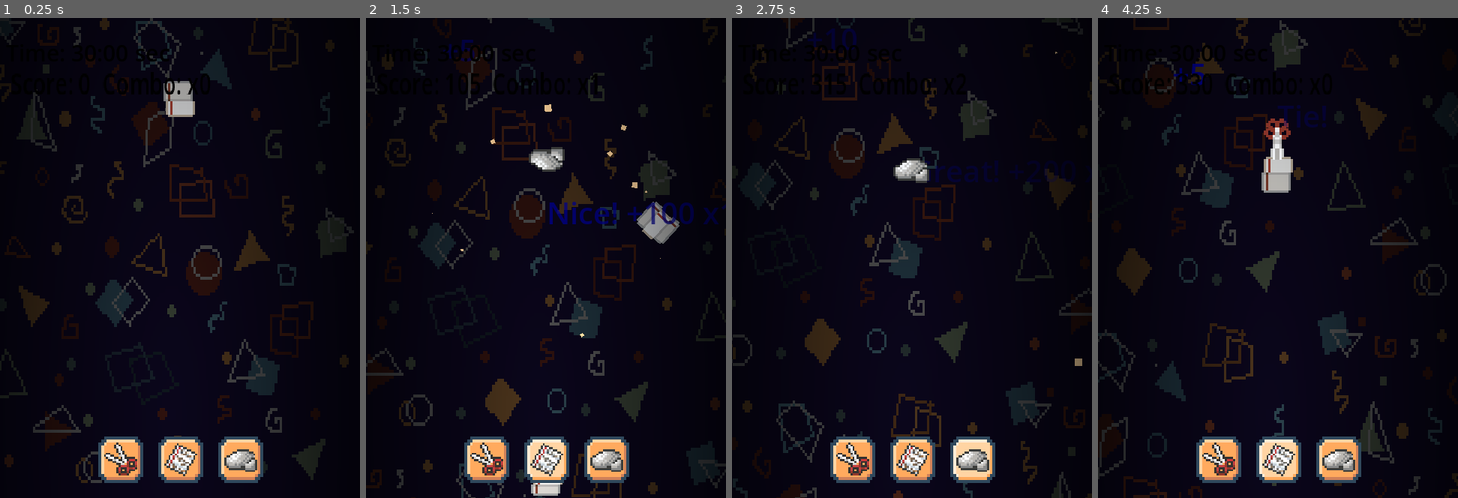
Above: before the commit, frames 1-4 (left to right).
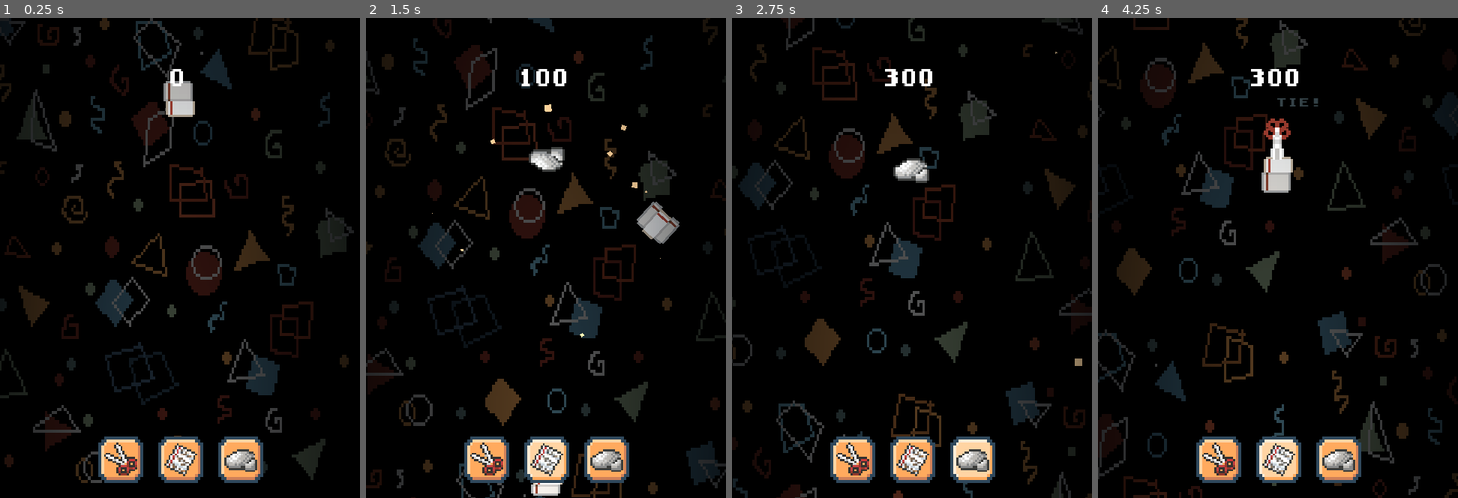
Above: after the commit, the same moments.

Repository: WebsterMiguelle/UnnamedRPS_MockProject
Game: Godot game, scene res://Scenes/Main.tscn
Two runs of this game, one before a commit and one after it. Both use one fixed random seed, a clock stepped at 60 frames per second and the inputs below.
Inputs (mouse positions are in pixels of both pictures, inside the frame that each line leads up to):
- Up to frame 1 (0.25 s): no input
- Up to frame 2 (1.5 s): click (488, 459) at 0.5 s; click (546, 459) at 1.25 s
- Up to frame 3 (2.75 s): click (973, 459) at 2 s
- Up to frame 4 (4.25 s): click (1220, 459) at 2.75 s; click (1278, 459) at 3.5 s

The runs differ from the first frame. In frame 1, 6.0% of the frame differs, in the area x 2-59%, y 5-100%; in frame 2, 6.8%; in frame 3, 6.8%; in frame 4, 6.9%, in the area x 3-64%, y 5-100%.

Commit message:
Art + Combo System + Font Revamp

Diff:
--- a/Scenes/Main.tscn
+++ b/Scenes/Main.tscn
@@ -1,6 +1,7 @@
 [gd_scene format=3 uid="uid://bd1sr2nofh4ip"]
 
 [ext_resource type="Script" uid="uid://dm4ama6yvehdp" path="res://Scripts/background.gd" id="1_pojwb"]
+[ext_resource type="FontFile" uid="uid://c0sti77qwkyg6" path="res://ASSETS/Early GameBoy.ttf" id="2_jw32o"]
 [ext_resource type="Texture2D" uid="uid://4outa15memkd" path="res://ASSETS/Buttons.png" id="3_4aqey"]
 [ext_resource type="Texture2D" uid="uid://bpqid0b3j45nr" path="res://ASSETS/Icons.png" id="4_xgxeb"]
 [ext_resource type="Script" uid="uid://bl5qa7n8mmpb6" path="res://Scripts/shake_camera.gd" id="5_ltlj5"]
@@ -72,6 +73,32 @@
 metadata/_snap_enabled = true
 metadata/_snap_count = 79
 
+[sub_resource type="Curve" id="Curve_jw32o"]
+_data = [Vector2(0.11111112, 1), 0.0, 0.0, 0, 0, Vector2(1, 1), 0.0, 0.0, 0, 0]
+point_count = 2
+
+[sub_resource type="CurveXYZTexture" id="CurveXYZTexture_50glp"]
+curve_y = SubResource("Curve_jw32o")
+
+[sub_resource type="ParticleProcessMaterial" id="ParticleProcessMaterial_vy5pj"]
+lifetime_randomness = 0.13
+particle_flag_disable_z = true
+emission_shape_offset = Vector3(0, 3.945, 0)
+emission_shape_scale = Vector3(0.54, 6.635, 1)
+emission_shape = 1
+emission_sphere_radius = 54.33
+inherit_velocity_ratio = 0.543
+velocity_pivot = Vector3(0, -6.815, 0)
+spread = 0.0
+initial_velocity_max = 60.69
+directional_velocity_min = -261.30002
+directional_velocity_max = -161.42001
+directional_velocity_curve = SubResource("CurveXYZTexture_50glp")
+gravity = Vector3(0, 0, 0)
+scale_min = 0.0
+scale_max = 5.0
+color = Color(1, 0.6745098, 0, 1)
+
 [node name="Main" type="Node2D" unique_id=76817665]
 process_mode = 3
 script = ExtResource("1_pojwb")
@@ -88,6 +115,7 @@
 color = Color(0, 0, 0, 1)
 
 [node name="Time Freenzy" type="Label" parent="CanvasLayer" unique_id=74249725]
+visible = false
 self_modulate = Color(0, 0, 0, 1)
 light_mask = 7
 visibility_layer = 127
@@ -95,8 +123,9 @@
 offset_top = 25.0
 offset_right = 227.0
 offset_bottom = 67.0
-theme_override_colors/font_color = Color(1, 0, 0, 1)
-theme_override_font_sizes/font_size = 30
+theme_override_colors/font_color = Color(1, 1, 1, 1)
+theme_override_fonts/font = ExtResource("2_jw32o")
+theme_override_font_sizes/font_size = 13
 text = "Time: 30:00 sec"
 horizontal_alignment = 1
 vertical_alignment = 1
@@ -161,12 +190,12 @@
 texture = SubResource("AtlasTexture_jn2ok")
 
 [node name="Game Over Screen" type="ColorRect" parent="CanvasLayer" unique_id=157600104]
-visible = false
 anchors_preset = 15
 anchor_right = 1.0
 anchor_bottom = 1.0
-offset_right = -463.50116
-offset_bottom = -600.8502
+offset_top = -1.9999999
+offset_right = -463.43213
+offset_bottom = -601.6825
 grow_horizontal = 2
 grow_vertical = 2
 scale = Vector2(28.971739, 16.270847)
@@ -179,29 +208,33 @@
 anchor_top = 0.5
 anchor_right = 0.5
 anchor_bottom = 0.5
-offset_left = -6.9182854
-offset_top = -2.3610916
-offset_right = 76.08171
-offset_bottom = 20.638908
+offset_left = -10.838151
+offset_top = -6.7912903
+offset_right = 113.32314
+offset_bottom = 7.65691
 grow_horizontal = 2
 grow_vertical = 2
 scale = Vector2(0.18347766, 0.30925906)
+theme_override_fonts/font = ExtResource("2_jw32o")
+theme_override_font_sizes/font_size = 8
 text = "Game Over"
 horizontal_alignment = 1
 
-[node name="Retry" type="Button" parent="CanvasLayer/Game Over Screen/Game Over" unique_id=1451430581]
+[node name="Retry" type="Button" parent="CanvasLayer/Game Over Screen" unique_id=1451430581]
 layout_mode = 0
-offset_left = 34.4159
-offset_top = 19.276989
-offset_right = 351.4159
-offset_bottom = 192.277
+offset_left = 5.0394135
+offset_top = 26.304749
+offset_right = 108.90984
+offset_bottom = 59.94317
 scale = Vector2(0.06084256, 0.071649514)
-theme_override_colors/font_color = Color(1, 0, 0.11372549, 1)
-theme_override_font_sizes/font_size = 120
-text = "Retry"
+theme_override_colors/font_color = Color(1, 1, 0.36862746, 1)
+theme_override_fonts/font = ExtResource("2_jw32o")
+theme_override_font_sizes/font_size = 11
+text = "RETRY"
 icon_alignment = 1
 
 [node name="Pause Screen" type="ColorRect" parent="CanvasLayer" unique_id=1065463818]
+visible = false
 anchors_preset = 15
 anchor_right = 1.0
 anchor_bottom = 1.0
@@ -211,16 +244,18 @@
 
 [node name="Paused" type="Label" parent="CanvasLayer/Pause Screen" unique_id=2093402619]
 process_mode = 1
+visible = false
 layout_mode = 1
 anchors_preset = 14
 anchor_top = 0.5
 anchor_right = 1.0
 anchor_bottom = 0.5
-offset_top = -55.0
+offset_top = -46.0
 offset_bottom = 55.0
 grow_horizontal = 2
 grow_vertical = 2
-theme_override_font_sizes/font_size = 80
+theme_override_fonts/font = ExtResource("2_jw32o")
+theme_override_font_sizes/font_size = 41
 text = "Paused"
 horizontal_alignment = 1
 
@@ -234,15 +269,17 @@
 custom_minimum_size = Vector2(60, 20)
 anchors_preset = 10
 anchor_right = 1.0
-offset_left = 14.0
-offset_top = 59.999996
-offset_right = 14.0
-offset_bottom = 102.0
+offset_left = 90.26
+offset_top = 60.0
+offset_right = -127.81
+offset_bottom = 92.0
 grow_horizontal = 2
 scale = Vector2(1.1427871, 1.5620707)
-theme_override_colors/font_color = Color(0, 0, 0, 1)
-theme_override_font_sizes/font_size = 25
-text = "Score:"
+theme_override_colors/font_color = Color(1, 1, 1, 1)
+theme_override_fonts/font = ExtResource("2_jw32o")
+theme_override_font_sizes/font_size = 20
+text = "0"
+horizontal_alignment = 1
 
 [node name="DifficultyTimer" type="Timer" parent="." unique_id=602760788]
 wait_time = 10.0
@@ -259,7 +296,7 @@
 offset_bottom = 655.0
 size_flags_horizontal = 4
 size_flags_vertical = 4
-color = Color(0.03440687, 0.019675877, 0.08648711, 1)
+color = Color(0.13559878, 0.12846896, 0.2668034, 1)
 
 [node name="Pattern" type="TextureRect" parent="ColorRect" unique_id=962276701]
 modulate = Color(0.24926436, 0.24926436, 0.24926436, 1)
@@ -277,18 +314,26 @@
 [node name="CanvasModulate" type="CanvasModulate" parent="ColorRect" unique_id=299005372]
 modulate = Color(0.9968502, 0.9968502, 0.9968502, 1)
 position = Vector2(14, 11)
-color = Color(0.49747366, 0.49747372, 0.49747354, 1)
+color = Color(0.32141063, 0.28948787, 0.27376977, 1)
 
 [node name="PointLight2D" type="PointLight2D" parent="ColorRect" unique_id=689563943]
 position = Vector2(254.00002, 505.875)
 scale = Vector2(9.6428585, 19.717743)
-energy = 1.27
+energy = 1.43
 blend_mode = 2
 texture = SubResource("GradientTexture2D_jw32o")
+
+[node name="CLASH_particles" type="GPUParticles2D" parent="ColorRect" unique_id=1413266556]
+position = Vector2(243.565, 684.895)
+rotation = 7.819075
+amount = 30
+lifetime = 3.8299999999999996
+randomness = 0.57
+process_material = SubResource("ParticleProcessMaterial_vy5pj")
 
 [connection signal="pressed" from="CanvasLayer/HBoxContainer/Scissors" to="." method="_on_scissors_pressed"]
 [connection signal="pressed" from="CanvasLayer/HBoxContainer/Paper" to="." method="_on_paper_pressed"]
 [connection signal="pressed" from="CanvasLayer/HBoxContainer/Rock" to="." method="_on_rock_pressed"]
-[connection signal="pressed" from="CanvasLayer/Game Over Screen/Game Over/Retry" to="." method="_on_retry_pressed"]
+[connection signal="pressed" from="CanvasLayer/Game Over Screen/Retry" to="." method="_on_retry_pressed"]
 [connection signal="timeout" from="Enemy Timer" to="." method="_on_enemy_timer_timeout"]
 [connection signal="timeout" from="DifficultyTimer" to="." method="_on_difficulty_timer_timeout"]
--- a/Scripts/background.gd
+++ b/Scripts/background.gd
@@ -13,7 +13,11 @@
 @onready var shake_camera: Camera2D = $ShakeCamera
 @onready var clash_particles = preload("res://Scenes/clash_particles.tscn")
 @onready var draw_particles = preload("res://Scenes/draw_particles.tscn")
-
+@onready var h_box_container: HBoxContainer = $CanvasLayer/HBoxContainer
+@onready var pattern: TextureRect = $ColorRect/Pattern
+
+@onready var background: ColorRect = $ColorRect
+@onready var CLASH_particles: GPUParticles2D = $ColorRect/CLASH_particles
 
 @export var player_speed := 300
 @export var player_acceleration := 20
@@ -22,7 +26,7 @@
 @export var points_per_win: int = 100
 @export var initial_enemy_speed := 800:
 	set(value):
-		initial_enemy_speed = clamp(value,600,1200)
+		initial_enemy_speed = clamp(value,600,900)
 @export var final_enemy_speed := 50:
 	set(value):
 		final_enemy_speed = clamp(value,50,200)
@@ -46,8 +50,8 @@
 	"Awesome!",
 	"Amazing!",
 	"Excellent!",
-	"Unstoppable!",
-	"Legendary!"
+	"Legendary!",
+	"CLASH!"
 ]
 
 var time_score_rate := 5  # points per second
@@ -61,7 +65,7 @@
 const ENEMY_LINE_Y = 100
 
 func get_hype_word():
-	var index = min(combo - 1, hype_words.size() - 1)
+	var index = clamp(min(combo / 5, hype_words.size() - 1),0,6)
 	return hype_words[index]
 
 func get_draw_word():
@@ -70,33 +74,63 @@
 func spawn_score_popup(text, position, color := Color.WHITE):
 	var label = Label.new()
 	label.text = text
-	label.add_theme_font_size_override("font_size", 40)
+	label.add_theme_font_size_override("font_size", 15)
 	label.modulate = Color.YELLOW
 	label.position = position
 
-	if combo <= 2:
-		label.modulate = Color.DARK_BLUE
-	elif combo <= 4:
-		label.modulate = Color.DARK_VIOLET
-	elif combo <= 6:
+	if combo < 5:
+		label.modulate = Color.LIGHT_BLUE
+	elif combo < 10:
+		label.modulate = Color.MEDIUM_ORCHID
+	elif combo < 15:
+		label.modulate = Color.PINK
+	elif combo < 20:
+		label.modulate = Color.INDIAN_RED
+	elif combo < 25:
+		label.modulate = Color.ORANGE_RED
+	elif combo < 30:
 		label.modulate = Color.ORANGE
-	elif combo <= 8:
-		label.modulate = Color.RED
 	else:
-		label.modulate = Color.MAGENTA
-
+		label.modulate = Color.GOLD
 	add_child(label)
 
 	var tween = create_tween()
 	tween.parallel().tween_property(label, "position:y", label.position.y - 80, 1.0)
 	tween.parallel().tween_property(label, "modulate:a", 0, 1.0)
 	tween.tween_callback(label.queue_free)
+
+func spawn_clash_popup(text, color := Color.WHITE):
+	var label = Label.new()
+	label.text = text
+	label.add_theme_font_size_override("font_size", 30)
+	label.modulate = color
+	label.horizontal_alignment = HORIZONTAL_ALIGNMENT_CENTER
+	label.global_position = h_box_container.global_position
+	label.position.y -= 100
+
+
+
+	add_child(label)
+	slow_motion_effect(0.1,1)
+	var tween = create_tween()
+	tween.parallel().tween_property(label, "position:y", label.position.y - 240, 1.0)
+	tween.parallel().tween_property(label, "modulate:a", 0, 1.0)
+	tween.tween_callback(label.queue_free)
+
+func slow_motion_effect(target:float,duration:float):
+	#SLOW MOTION EFFECT
+	var tween = create_tween()
+	tween.tween_property(Engine, "time_scale", target, 0)
+	tween.tween_property(Engine, "time_scale", 1, duration)
 
 func _ready():
 	#var node = get_node('')
 	enemy_timer.wait_time = enemy_spawn_rate
 	enemy_headstart()
 	pause_screen.visible = false
+	game_over_screen.visible = false
+	background.color = Color.BLACK
+	CLASH_particles.emitting = false
 
 func _input(event):
 	if event is InputEventKey and event.pressed and event.keycode == KEY_SPACE:
@@ -105,7 +139,7 @@
 		print("Paused" if get_tree().paused else "Resumed")
 
 func update_score_label():
-	score_label.text = "Score: %d  Combo: x%d" % [player_score, combo]
+	score_label.text = str(player_score)
 
 func _on_scissors_pressed():
 	print("Spawning Triangle")
@@ -143,15 +177,6 @@
 	time_accumulator += delta
 	if time_accumulator >= 1.0:
 		var seconds_passed = int(time_accumulator)
-
-		var gained = time_score_rate * seconds_passed * max(1, combo)
-		player_score += gained
-
-		#player_score += time_score_rate * seconds_passed
-		time_accumulator -= seconds_passed
-		spawn_score_popup("+%d" % gained, Vector2(100, 50), Color(0.8, 0.8, 1))
-
-	update_score_label()
 
 	for player in get_tree().get_nodes_in_group("players"):
 		if player.position.y > 0:
@@ -210,14 +235,12 @@
 			enemy.is_clashed = true
 			player_shape.is_clashed = true
 			resolve_rps(player_shape.type_name, enemy.type_name, player_shape.global_position)
-
 			var shake_power = clamp(0.5 + combo * 0.1, 0.2, 0.8)
 			shake_camera.add_trauma(shake_power)
 			var tween = create_tween()
 			tween.tween_property(Engine, "time_scale", 0.1, 0)
 			tween.tween_property(Engine, "time_scale", 1, 0.1)
 
-
 			# Throw shapes off screen
 			var rotation_speed = randi_range(360,720)
 			var y_offset = randi_range(-300,300)
@@ -242,6 +265,9 @@
 	if player_type == enemy_type:
 		print("Draw!")
 		combo = 0
+		var tween = create_tween()
+		tween.tween_property(background, "color", Color.BLACK, 0.2)
+		CLASH_particles.emitting = false
 
 		var particle = draw_particles.instantiate()
 		particle.position = position
@@ -260,7 +286,9 @@
 		if position != Vector2(-1,-1):
 			var particle = clash_particles.instantiate()
 			particle.position = position
-			particle.amount = 10 + combo * 3
+			var particle_amount = clamp(10 + combo * 3,10,30)
+			particle.amount = particle_amount
+
 			add_child(particle)
 
 		combo += 1
@@ -269,9 +297,23 @@
 		update_score_label()
 
 		var hype = get_hype_word()
-		var popup_text = "%s +%d x%d" % [hype, gained_points, combo]
-
-		spawn_score_popup(popup_text, position)
+		var popup_text = "%s x%d" % [hype, combo]
+
+		if combo > 2:
+			spawn_score_popup(popup_text, position)
+		if combo == 10:
+			spawn_clash_popup("SUPER CLASH!",Color.SKY_BLUE)
+			var tween = create_tween()
+			tween.tween_property(background, "color", Color("221a4a"), 0.2)
+		elif combo == 20:
+			spawn_clash_popup("MEGA CLASH!", Color.HOT_PINK)
+			var tween = create_tween()
+			tween.tween_property(background, "color", Color("6a2331"), 0.2)
+		elif combo == 30:
+			spawn_clash_popup("RPS CLASH!", Color.GOLDENROD)
+			var tween = create_tween()
+			tween.tween_property(background, "color", Color("7d3300"), 0.2)
+			CLASH_particles.emitting = true
 
 		var shake_power = clamp(0.5 + combo * 0.1, 0.5, 2.0)
 		shake_camera.add_trauma(shake_power)
@@ -306,8 +348,8 @@
 
 
 func _on_difficulty_timer_timeout() -> void:
-	final_enemy_speed += 10
+	final_enemy_speed += 20
 	enemy_spawn_rate -= 0.2
 	enemy_timer.wait_time = enemy_spawn_rate
-	initial_enemy_speed += 25
+	initial_enemy_speed += 30
 	print('DIFFICULTY UP!')
--- a/project.godot
+++ b/project.godot
@@ -21,6 +21,10 @@
 window/size/viewport_width=480
 window/size/viewport_height=640
 
+[gui]
+
+theme/custom_font="uid://c0sti77qwkyg6"
+
 [physics]
 
 3d/physics_engine="Jolt Physics"
Binary file added: ASSETS/Early GameBoy.ttf
Not shown, added: ASSETS/Early GameBoy.ttf.import
